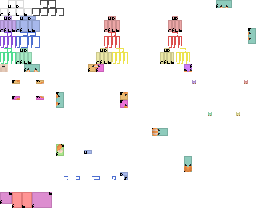
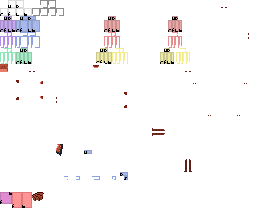
Layered file, before and after one edit (256x208). Changes by layer:
added layer "dragon_red" above "fox" over (0, 0, 249, 208)
hid "fox" over (0, 0, 251, 208)
hid "squares_template" over (0, 0, 256, 208)
